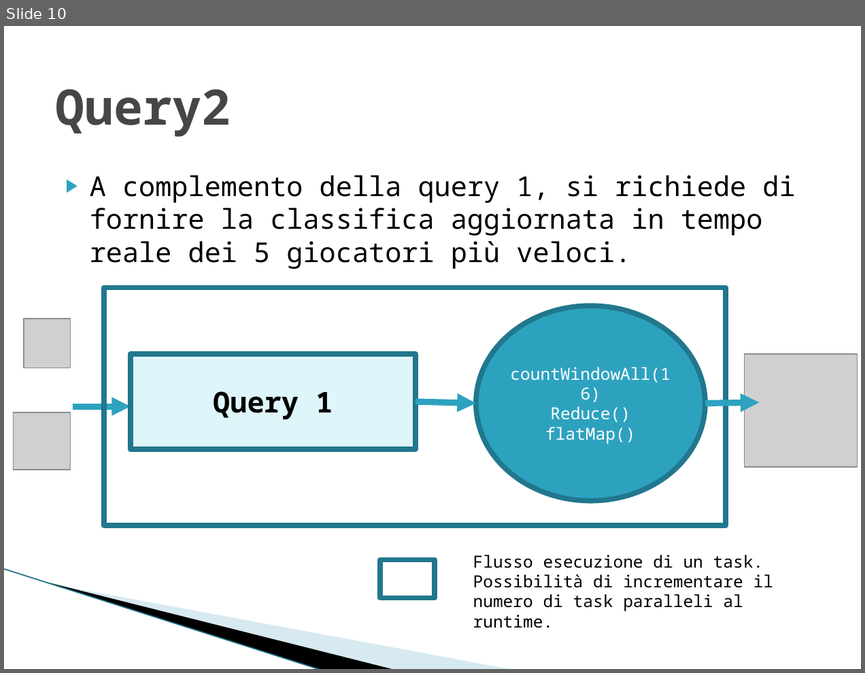
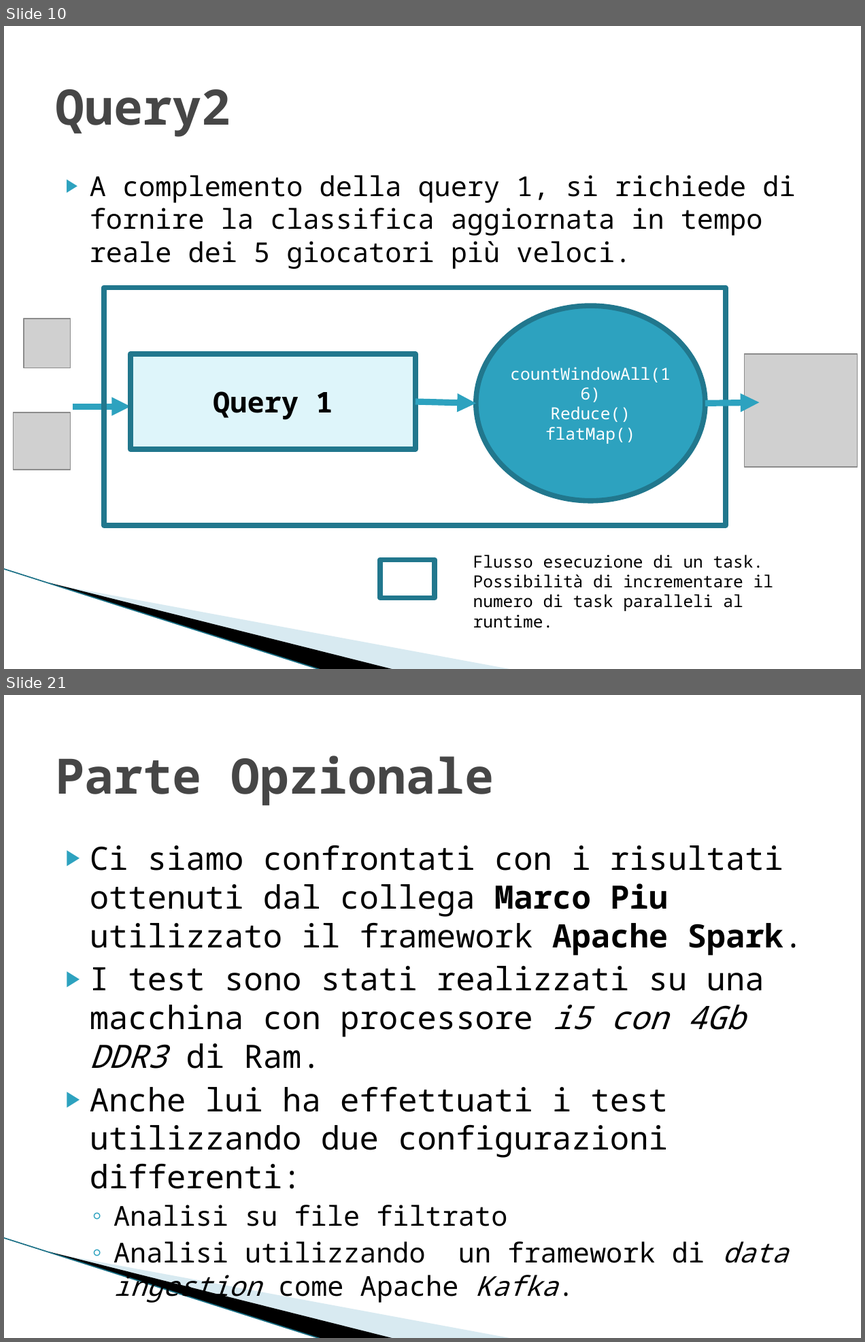
Before and after one commit to alexiey91/Flink, a slide deck: SABD2.pptx. Shown one above the other, each under a label of ours: slide 10 before the commit, slides 10 and 21 after it; the slides between them are not shown. The pictures are 865x673 and 865x1342 pixels, drawn with LibreOffice and Linux fonts; fonts in the diff are those of the drawing; grey boxes stand for pictures; background and template pictures are left out. Boxes give left, top, right and bottom in pixels: in the first picture for what was removed or moved away, otherwise in the second. Text is boxed around its words. In the diff, an @@ line names an element or a change of style, - is before the commit and + after.

```diff
--- a/SABD2.pptx
+++ b/SABD2.pptx
@@ slide 21 added at (4,695,861,1338), background #FFFFFF; not listed: 3 template elements that a slide beside it also shows @@
@@ title added at (55,756,494,806), 41 pt, text #464646, bold @@
+Parte Opzionale
@@ text added at (90,845,803,1270), 27 pt, text #000000 @@
+▶ Ci siamo confrontati con i risultati ottenuti dal collega Marco Piu utilizzato il framework Apache Spark.
+▶ I test sono stati realizzati su una macchina con processore i5 con 4Gb DDR3 di Ram.
+▶ Anche lui ha effettuati i test utilizzando due configurazioni differenti:
+  ◦ Analisi su file filtrato
+  ◦ Analisi utilizzando un framework di data ingestion come Apache Kafka.
```
Also in this commit, not shown: 1 slide changed, 21 other slides added, 1 slide removed.
